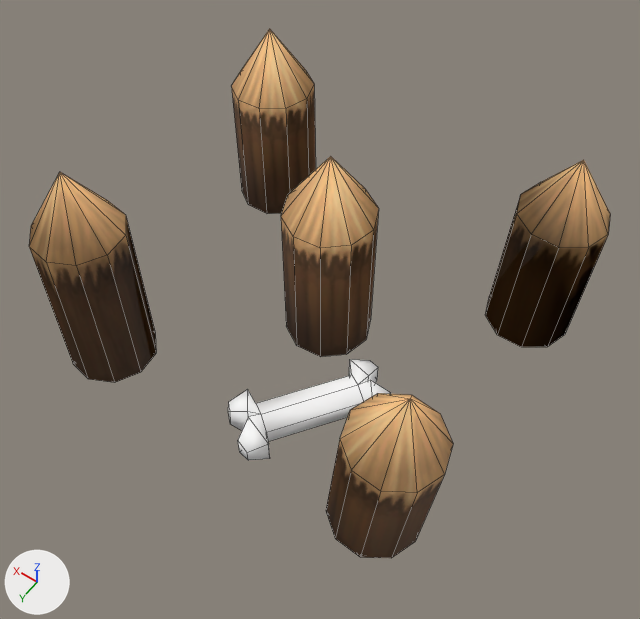
Renders of the FBX model Run4YourLife/Assets/Art/Props/Interactuables/Spikes/R4YL_PROP_platform_spikes_new.FBX from each side of a commit.
The view is the same before and after, from a camera (50 mm lens) standing at (-1.1, 1.6, 2.55) and looking at (-0.06, 0.14, 0.26). Arrows for +X, +Y and +Z are at lower left; the lights stay in place. Mesh edges are drawn as thin lines. Where no turn or scale is listed for an object, it has been applied to the vertices.

In view in the first picture: 'R4YL_PROP_platform_spikes'.
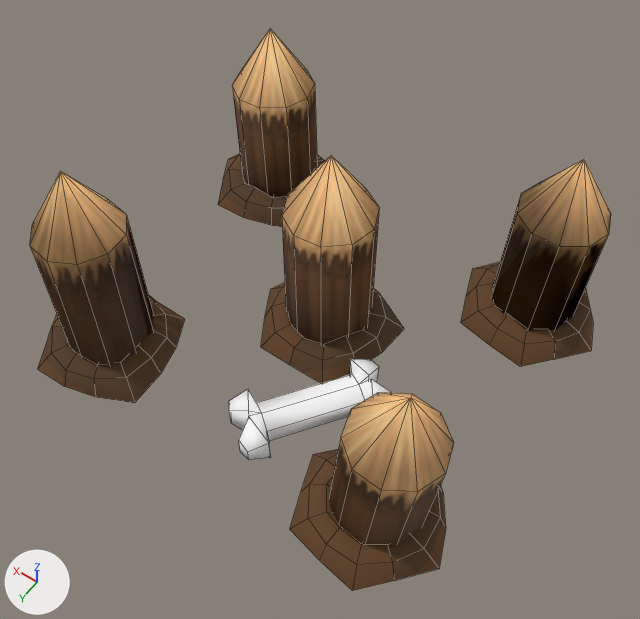
Changed parts and their boxes (x1, y1, x2, y2) in the pictures (640 x 619 px):
'R4YL_PROP_platform_spikes', reshaped, moved (6% taller): before (29, 29, 610, 558); after (30, 28, 611, 591)
part 1 of me_mesh, added (brown): after (261, 282, 404, 383)
part 2 of me_mesh, added (brown): after (38, 295, 185, 403)
part 3 of me_mesh, added (brown): after (290, 449, 446, 591)
part 4 of me_mesh, added (brown): after (218, 153, 325, 227)
part 5 of me_mesh, added (brown): after (461, 261, 593, 366)
part 6 of me_mesh, cut back: before (29, 218, 156, 378); after (30, 214, 153, 358)
part 7 of me_mesh, cut back: before (232, 85, 316, 214); after (232, 84, 317, 197)

The change, as a diff of the scene's bpy script:
```diff
--- a/Run4YourLife/Assets/Art/Props/Interactuables/Spikes/R4YL_PROP_platform_spikes_new.FBX.py
+++ b/Run4YourLife/Assets/Art/Props/Interactuables/Spikes/R4YL_PROP_platform_spikes_new.FBX.py
@@ me_mesh @@
 # used by ob_r4yl_prop_platform_spikes; location = (0.0, 0.0, 0.0)
-me_mesh.from_pydata(...)  # 149 vertices, 167 faces; spans x -0.73..0.746, y -0.624..0.676, z -0.051..0.794
+me_mesh.from_pydata(...)  # 389 vertices, 322 faces; spans x -0.823..0.834, y -0.734..0.772, z -0.051..0.794
+# me_mesh part 1: a new loose piece of 48 vertices spanning x -0.238..0.263, y -0.226..0.24, z -0.003..0.099, in mat_01___default (picture img_r4yl_prop_platform_spikes_df_psd)
+# me_mesh part 2: a new loose piece of 48 vertices spanning x 0.334..0.833, y 0.296..0.76, z -0.003..0.099, in mat_01___default (picture img_r4yl_prop_platform_spikes_df_psd)
+# me_mesh part 3: a new loose piece of 48 vertices spanning x -0.796..-0.268, y 0.256..0.772, z -0.003..0.099, in mat_01___default (picture img_r4yl_prop_platform_spikes_df_psd)
+# me_mesh part 4: a new loose piece of 48 vertices spanning x 0.335..0.834, y -0.679..-0.215, z -0.003..0.099, in mat_01___default (picture img_r4yl_prop_platform_spikes_df_psd)
+# me_mesh part 5: a new loose piece of 48 vertices spanning x -0.823..-0.296, y -0.734..-0.218, z -0.003..0.099, in mat_01___default (picture img_r4yl_prop_platform_spikes_df_psd)
+# me_mesh part 6
+# 1 vertex is removed from x 0.634, y 0.66, z -0.028
+# 7 faces are deleted
+# 3 vertices in x 0.425..0.712, y 0.458..0.592, z -0.038..-0.024 move by (-0.001, -0.009, -0.001)
+# 2 vertices move from x 0.49..0.583, y 0.374..0.391, z -0.036..-0.03 to x 0.49..0.582, y 0.365..0.381, z -0.036..-0.031
+# 1 vertex is added at (0.633, 0.651, -0.029)
+# 2 new faces join them
+# me_mesh part 7
+# 1 vertex is removed from x 0.451, y -0.546, z -0.028
+# 7 faces are deleted
+# 5 vertices in x 0.448..0.725, y -0.6..-0.362, z -0.038..-0.021 move by (-0.001, -0.009, 0.0)
+# 4 vertices in x 0.42..0.697, y -0.541..-0.308, z -0.038..-0.021 move by (-0.001, -0.009, -0.001)
+# 1 vertex is added at (0.45, -0.555, -0.029)
+# 2 new faces join them
 me_mesh.materials.append(mat_01___default)
@@ ob_r4yl_prop_platform_spikes @@
 ob_r4yl_prop_platform_spikes = bpy.data.objects.new('R4YL_PROP_platform_spikes', me_mesh)
-ob_r4yl_prop_platform_spikes.location = (0.0, 0.0, 0.0)
+ob_r4yl_prop_platform_spikes.location = (0.0, -0.004, 0.0)
```
